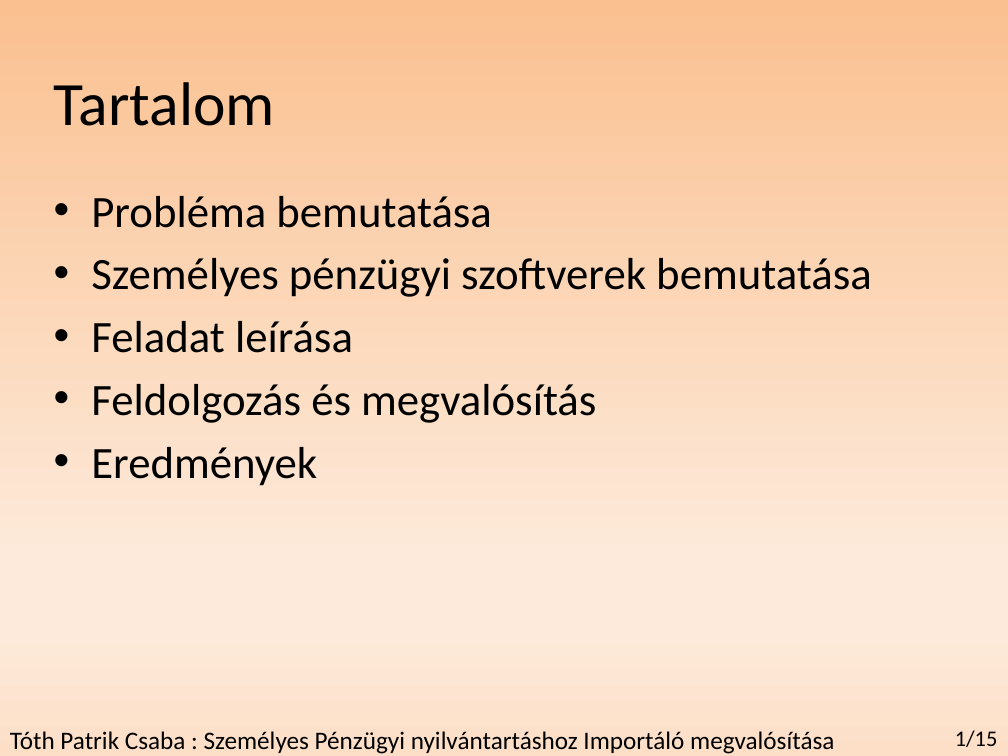
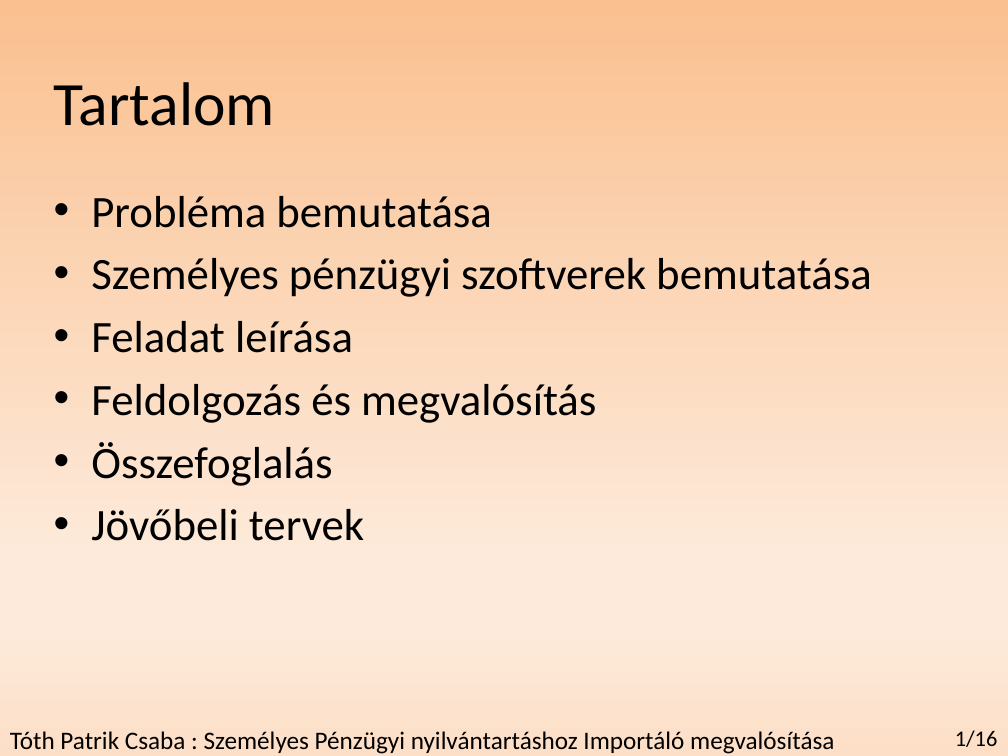
Before and after one commit to redizaar/MoneyManager, a slide deck: slide 2 of féléveselőadás_szakdoga.pptx. Drawn at 1008x756 pixels with LibreOffice and Linux fonts; fonts in the diff are those of the drawing. Boxes give left, top, right and bottom in pixels: in the first picture for what was removed or moved away, otherwise in the second. Text is boxed around its words. In the diff, an @@ line names an element or a change of style, - is before the commit and + after.

```diff
--- a/féléveselőadás_szakdoga.pptx
+++ b/féléveselőadás_szakdoga.pptx
@@ text at (x1=91, y1=442, x2=364, y2=541): text changed @@
-• Eredmények
+• Összefoglalás
+• Jövőbeli tervek
@@ text at (x1=955, y1=730, x2=998, y2=747): text changed @@
-1/15
+1/16
```
Also in this commit, not shown: 15 other slides changed.
